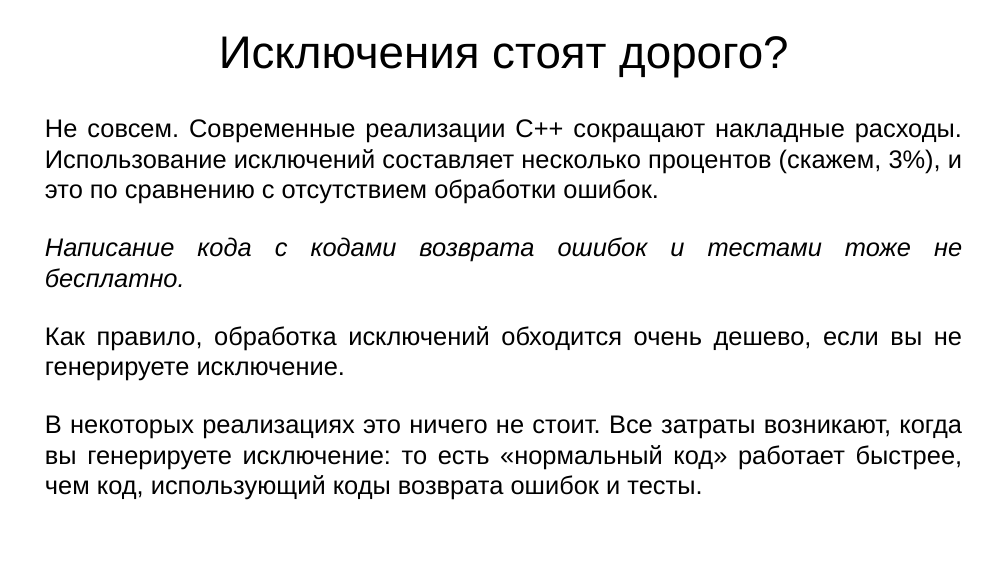
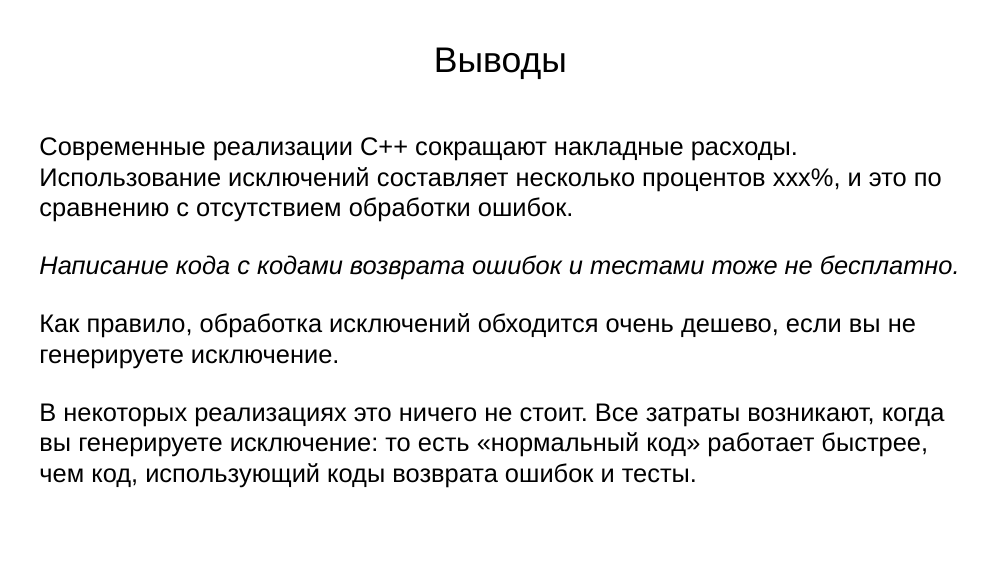
Before and after one commit to Leartiz/exception_research, a slide deck: slide 18 of about/presentation_v1.odp (slide 7 before the commit). Drawn at 1008x567 pixels with LibreOffice and Linux fonts; fonts in the diff are those of the drawing. Boxes give left, top, right and bottom in pixels: in the first picture for what was removed or moved away, otherwise in the second. Text is boxed around its words. In the diff, an @@ line names an element or a change of style, - is before the commit and + after.

```diff
--- a/about/presentation_v1.odp
+++ b/about/presentation_v1.odp
@@ text removed at [219,36,788,77] @@
-Исключения стоят дорого?
@@ title added at [434,47,567,79], 28 pt, text #000000 @@
+Выводы
@@ text "Современные реализации C++ сокращают накладные ...": place and size @@
-text "Современные реализации C++ сокращают накладные ..." at [45,119,963,500]
+text "Современные реализации C++ сокращают накладные ..." at [39,137,960,483]
@@ text at [39,137,942,222]: text changed @@
-Не совсем. Современные реализации C++ сокращают накладные расходы. Использование исключений составляет несколько процентов (скажем, 3%), и это по сравнению с отсутствием обработки ошибок.
+Современные реализации C++ сокращают накладные расходы. Использование исключений составляет несколько процентов xxx%, и это по сравнению с отсутствием обработки ошибок.
@@ text at [39,255,960,483]: alignment justified to left @@
```
Also in this commit, not shown: 8 other slides changed, 11 slides added, 3 slides removed, 10 other files.
